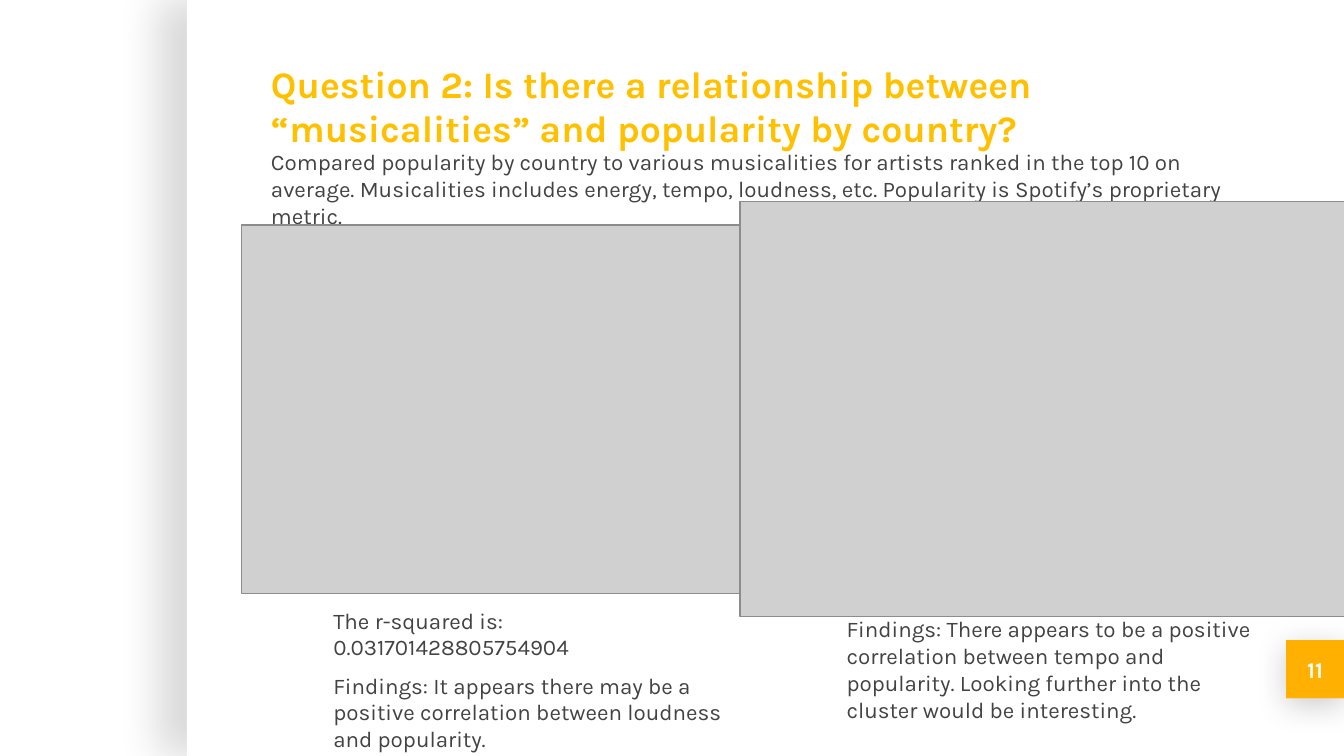
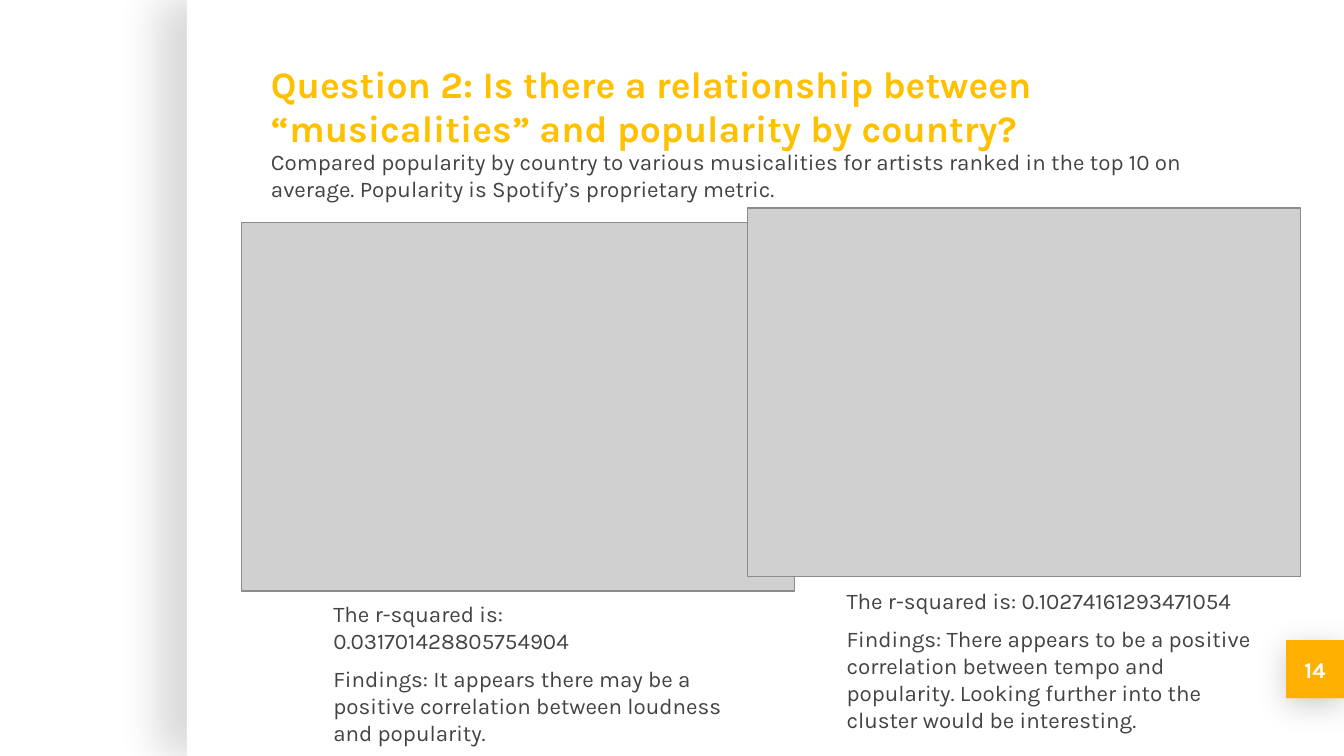
Before and after one commit to michellesimek/project_1, a slide deck: slide 14 of Project 1 PPT.pptx (slide 11 before the commit). Drawn at 1344x756 pixels with LibreOffice and Linux fonts; fonts in the diff are those of the drawing; grey boxes stand for pictures; background and template pictures are left out. Boxes give left, top, right and bottom in pixels: in the first picture for what was removed or moved away, otherwise in the second. Text is boxed around its words. In the diff, an @@ line names an element or a change of style, - is before the commit and + after.

```diff
--- a/Project 1 PPT.pptx
+++ b/Project 1 PPT.pptx
@@ subtitle at box(271, 149, 1181, 203): text changed @@
-Compared popularity by country to various musicalities for artists ranked in the top 10 on average. Musicalities includes energy, tempo, loudness, etc. Popularity is Spotify’s proprietary metric.
+Compared popularity by country to various musicalities for artists ranked in the top 10 on average. Popularity is Spotify’s proprietary metric.
@@ picture: place and size @@
-picture at box(741, 202, 1344, 617)
+picture at box(747, 208, 1300, 577)
@@ text "The r-squared is: 0.031701428805754904": place and size @@
-text "The r-squared is: 0.031701428805754904" at box(333, 613, 721, 753)
+text "The r-squared is: 0.031701428805754904" at box(333, 606, 721, 747)
@@ text "The r-squared is: 0.10274161293471054" rewrapped from box(333, 613, 1251, 724) to box(847, 593, 1251, 734) @@
@@ page number at box(1304, 663, 1325, 678): text changed @@
-11
+14
```
Also in this commit, not shown: 12 other slides changed, 5 slides added.
